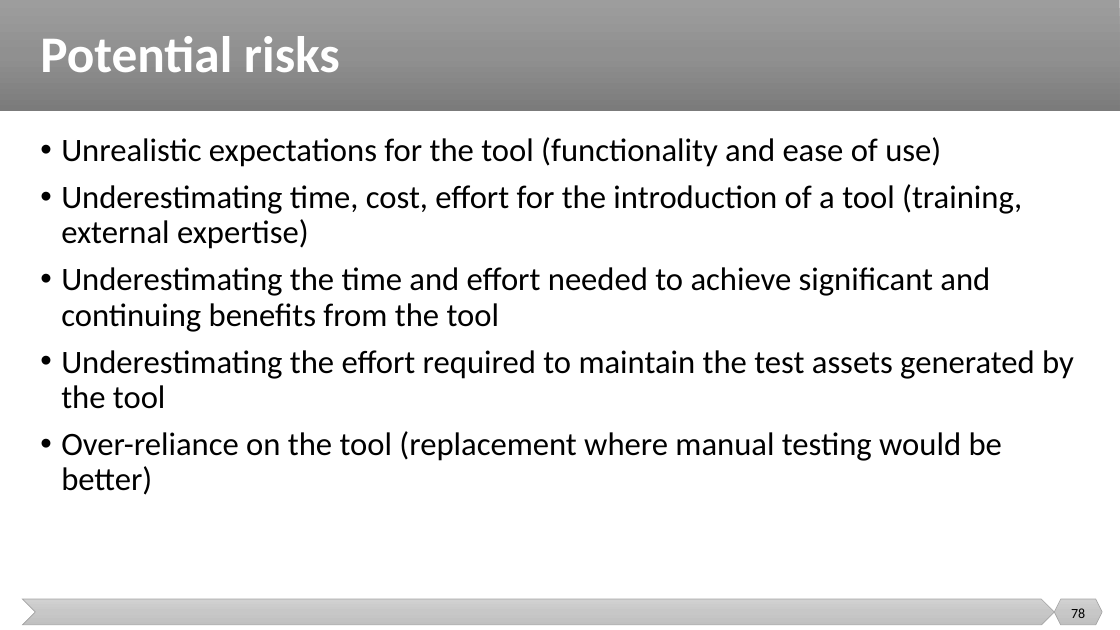
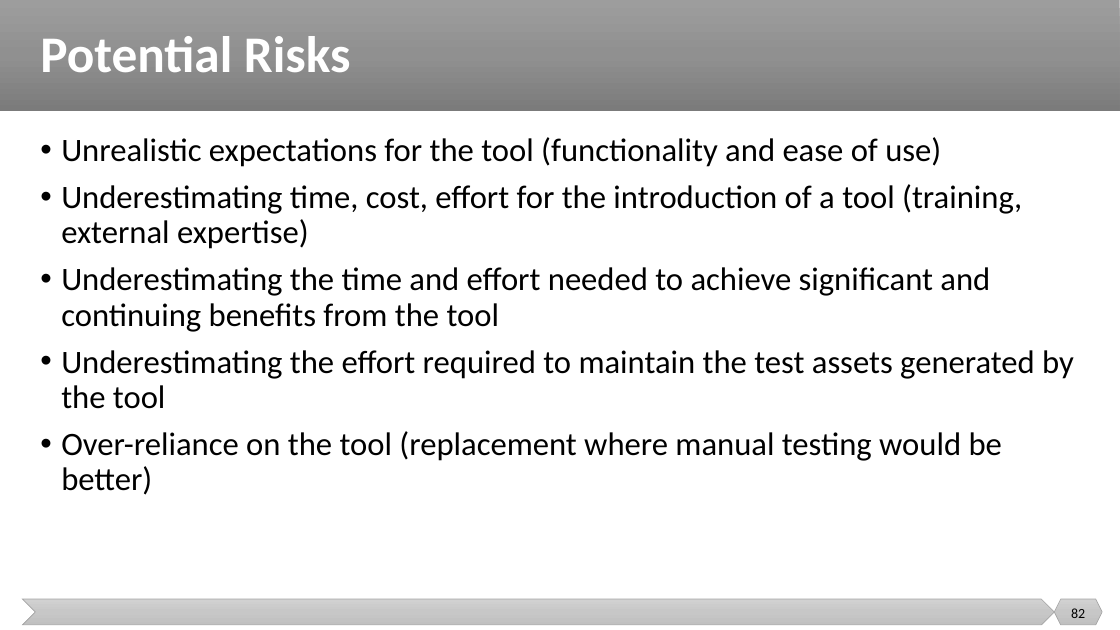
Before and after one commit to malenezi/malenezi, a slide deck: slide 82 of SE401/Lectures/9-Testing Metrics and Tools/Testing Metrics and Tools.pptx (slide 78 before the commit). Drawn at 1120x630 pixels with LibreOffice and Linux fonts; fonts in the diff are those of the drawing. Boxes give left, top, right and bottom in pixels: in the first picture for what was removed or moved away, otherwise in the second. Text is boxed around its words. In the diff, an @@ line names an element or a change of style, - is before the commit and + after.

```diff
--- a/SE401/Lectures/9-Testing Metrics and Tools/Testing Metrics and Tools.pptx
+++ b/SE401/Lectures/9-Testing Metrics and Tools/Testing Metrics and Tools.pptx
@@ title at (40,36,351,72): text changed @@
-Potential risks
+Potential Risks
@@ page number at (1071,608,1085,618): text changed @@
-78
+82
```
Also in this commit, not shown: 37 other slides changed, 6 slides added, 3 slides removed.
